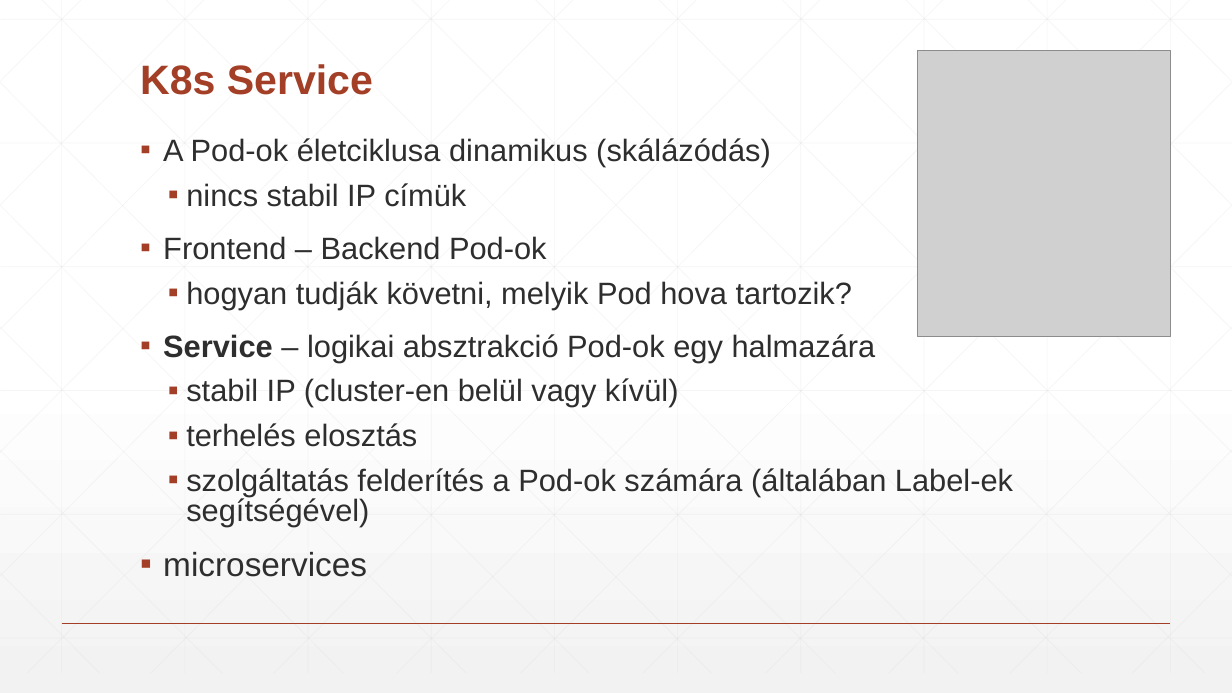
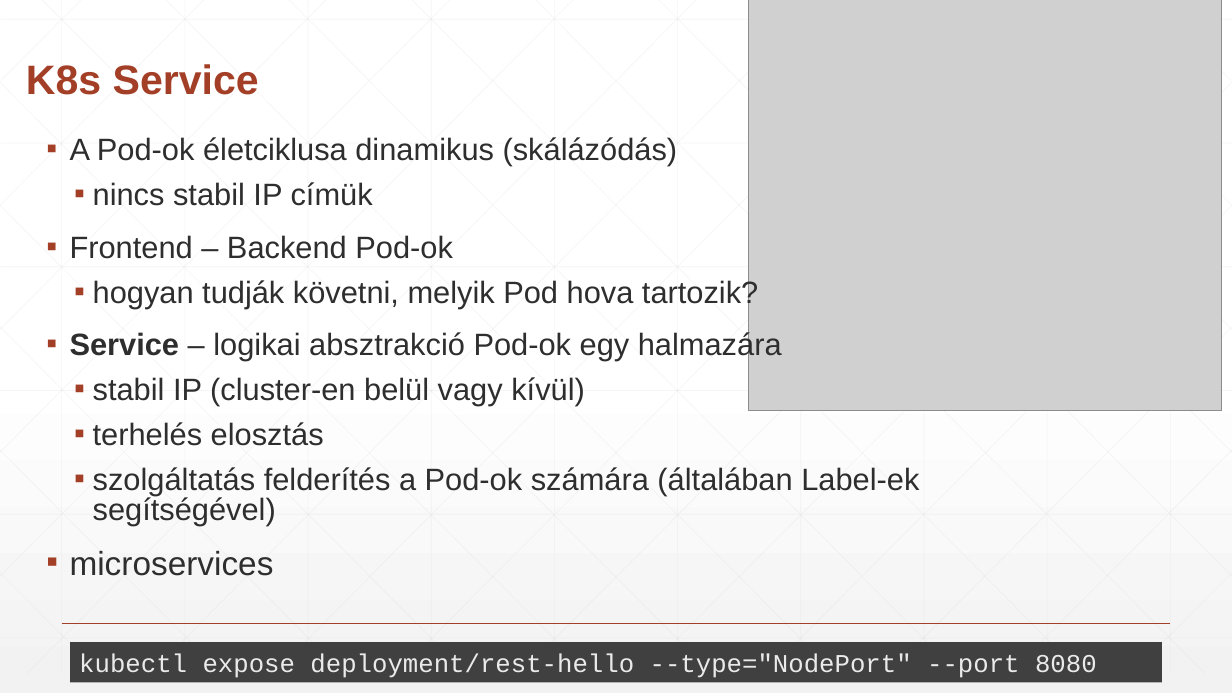
Before and after one commit to martonorova/devops-demo, a slide deck: slide 9 of docs/devops_pres.pptx. Drawn at 1232x693 pixels with LibreOffice and Linux fonts; fonts in the diff are those of the drawing; grey boxes stand for pictures. Boxes give left, top, right and bottom in pixels: in the first picture for what was removed or moved away, otherwise in the second. Text is boxed around its words. In the diff, an @@ line names an element or a change of style, - is before the commit and + after.

```diff
--- a/docs/devops_pres.pptx
+++ b/docs/devops_pres.pptx
@@ picture added at <box>749,0,1222,410</box> @@
@@ title "K8s Service": place and size @@
-title "K8s Service" at <box>140,64,373,95</box>
+title "K8s Service" at <box>26,64,259,95</box>
@@ picture removed at <box>918,51,1171,336</box> @@
@@ text "A Pod-ok életciklusa dinamikus (skálázódás)": place and size @@
-text "A Pod-ok életciklusa dinamikus (skálázódás)" at <box>163,138,1013,577</box>
+text "A Pod-ok életciklusa dinamikus (skálázódás)" at <box>70,137,919,576</box>
@@ rectangle added at <box>70,642,1162,683</box>, fill #404040, 20 pt, text #EAEAEA @@
+kubectl expose deployment/rest-hello --type="NodePort" --port 8080
```
Also in this commit, not shown: 2 other slides changed, 1 slide added, 1 slide removed, 2 other files.
